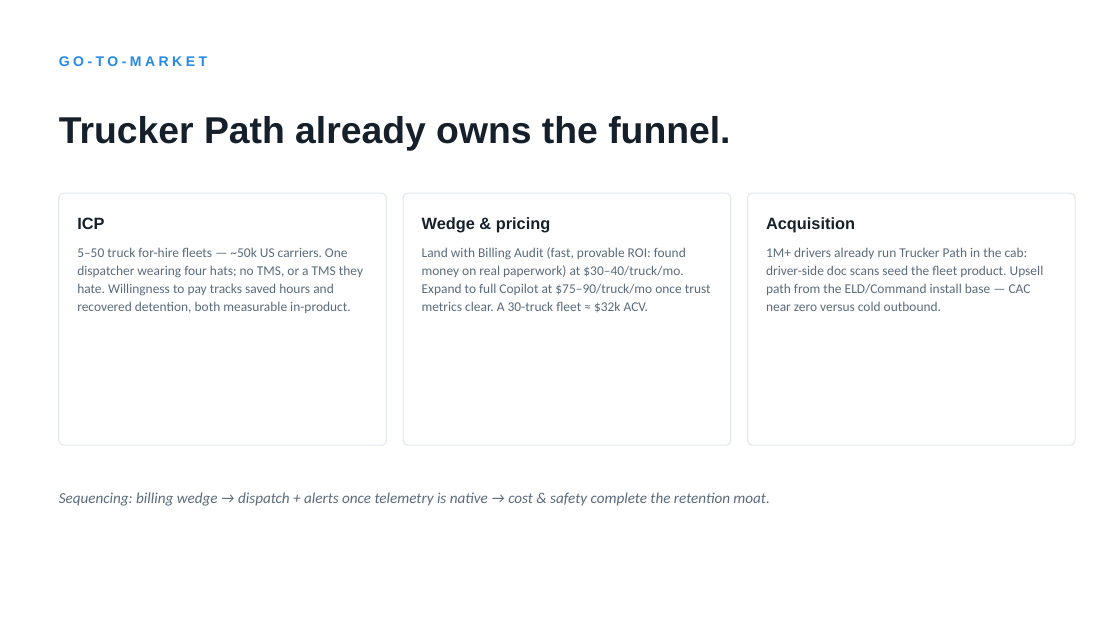
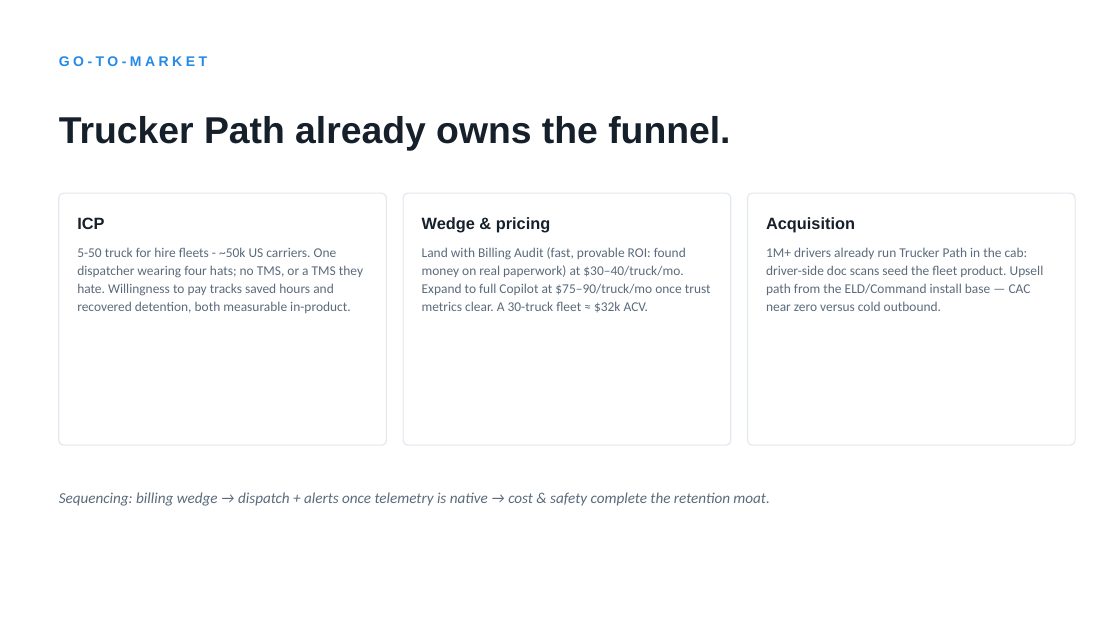
Before and after one commit to asing508/TruckerPath, a slide deck: slide 9 of docs/Fleet-Copilot-Deck.pptx. Drawn at 1120x630 pixels with LibreOffice and Linux fonts; fonts in the diff are those of the drawing. Boxes give left, top, right and bottom in pixels: in the first picture for what was removed or moved away, otherwise in the second. Text is boxed around its words. In the diff, an @@ line names an element or a change of style, - is before the commit and + after.

```diff
--- a/docs/Fleet-Copilot-Deck.pptx
+++ b/docs/Fleet-Copilot-Deck.pptx
@@ text at [77, 247, 363, 313]: text changed @@
-5–50 truck for-hire fleets — ~50k US carriers. One dispatcher wearing four hats; no TMS, or a TMS they hate. Willingness to pay tracks saved hours and recovered detention, both measurable in-product.
+5-50 truck for hire fleets - ~50k US carriers. One dispatcher wearing four hats; no TMS, or a TMS they hate. Willingness to pay tracks saved hours and recovered detention, both measurable in-product.
```
Also in this commit, not shown: 8 other slides changed, 2 other files.
